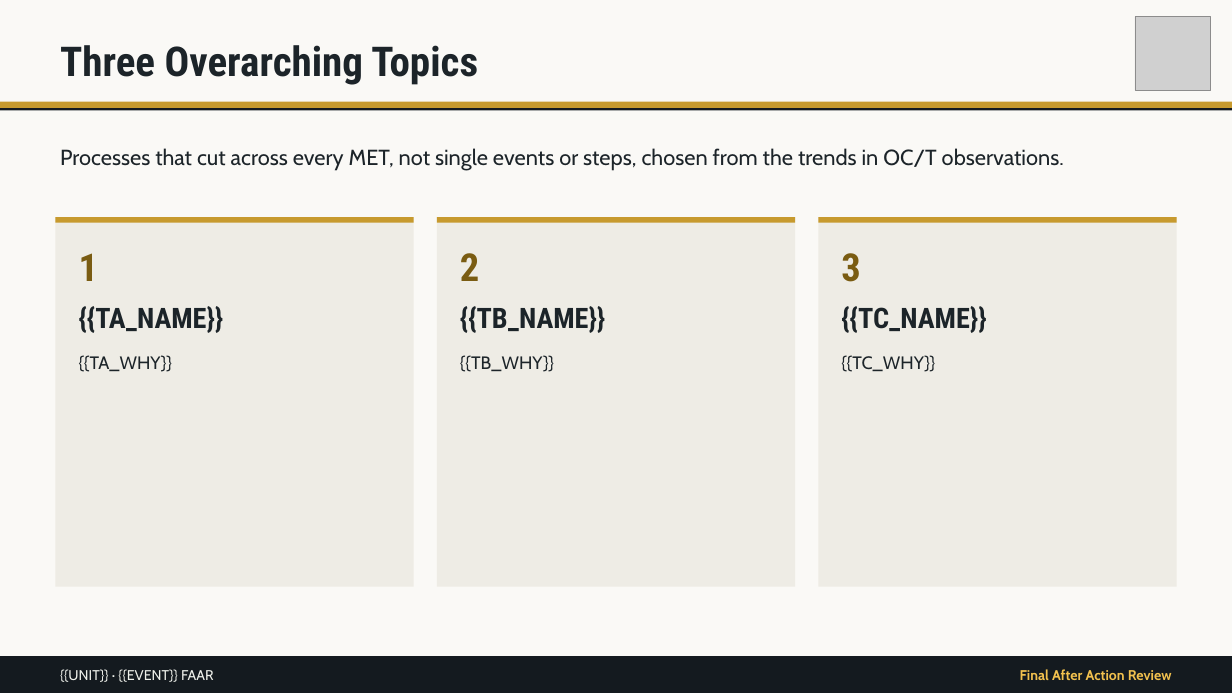
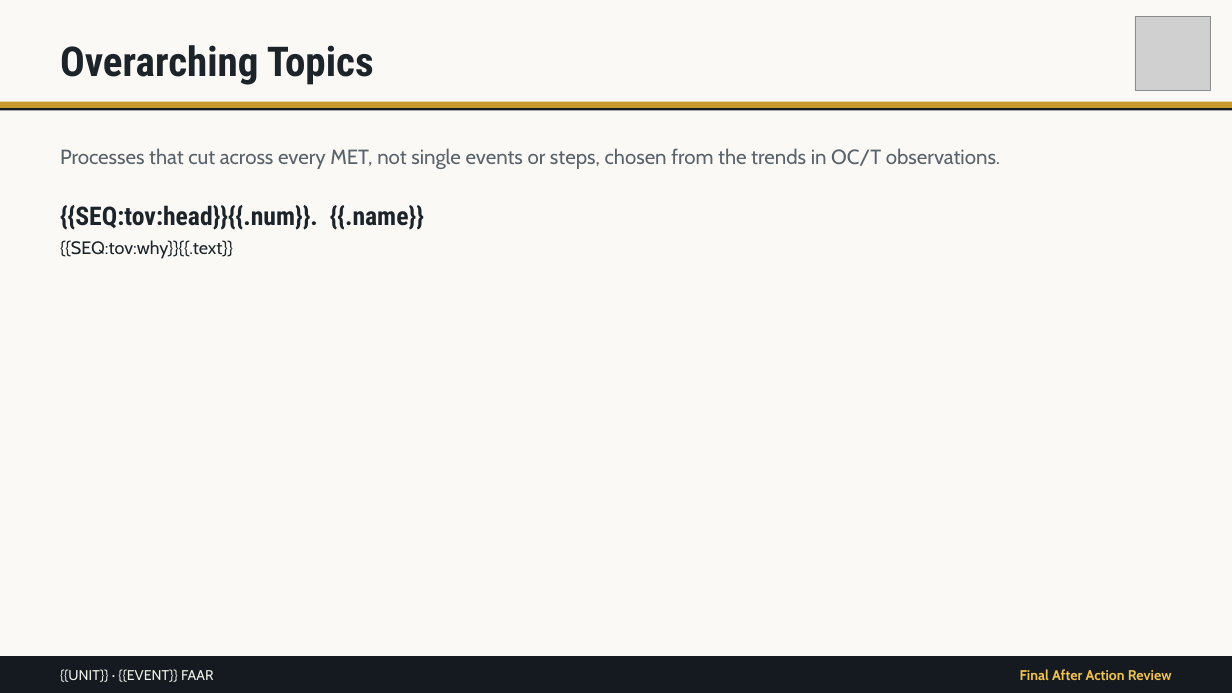
Before and after one commit to bwest63/trace, a slide deck: slide 9 of templates/faar-template.pptx. Drawn at 1232x693 pixels with LibreOffice and Linux fonts; fonts in the diff are those of the drawing; grey boxes stand for pictures. Boxes give left, top, right and bottom in pixels: in the first picture for what was removed or moved away, otherwise in the second. Text is boxed around its words. In the diff, an @@ line names an element or a change of style, - is before the commit and + after.

```diff
--- a/templates/faar-template.pptx
+++ b/templates/faar-template.pptx
@@ text at bbox=[60, 45, 374, 85]: text changed @@
-Three Overarching Topics
+Overarching Topics
@@ text "Processes that cut across every ..." at bbox=[60, 148, 1000, 169]: size 17 to 16 pt, text colour #1C2429 to #5A636A @@
@@ text added at bbox=[60, 205, 424, 259], 20 pt, text #1C2429, bold @@
+{{SEQ:tov:head}}{{.num}}. {{.name}}
+{{SEQ:tov:why}}{{.text}}
@@ rectangle removed at bbox=[55, 217, 414, 587] @@
@@ rectangle removed at bbox=[55, 217, 414, 223] @@
@@ rectangle removed at bbox=[437, 217, 796, 587] @@
@@ rectangle removed at bbox=[437, 217, 796, 223] @@
@@ rectangle removed at bbox=[819, 217, 1177, 587] @@
@@ rectangle removed at bbox=[819, 217, 1177, 223] @@
@@ text removed at bbox=[79, 253, 224, 372] @@
-1
-{{TA_NAME}}
-{{TA_WHY}}
@@ text removed at bbox=[460, 253, 605, 372] @@
-2
-{{TB_NAME}}
-{{TB_WHY}}
@@ text removed at bbox=[841, 253, 986, 372] @@
-3
-{{TC_NAME}}
-{{TC_WHY}}
```
Also in this commit, not shown: 2 other slides changed, 4 other files.
